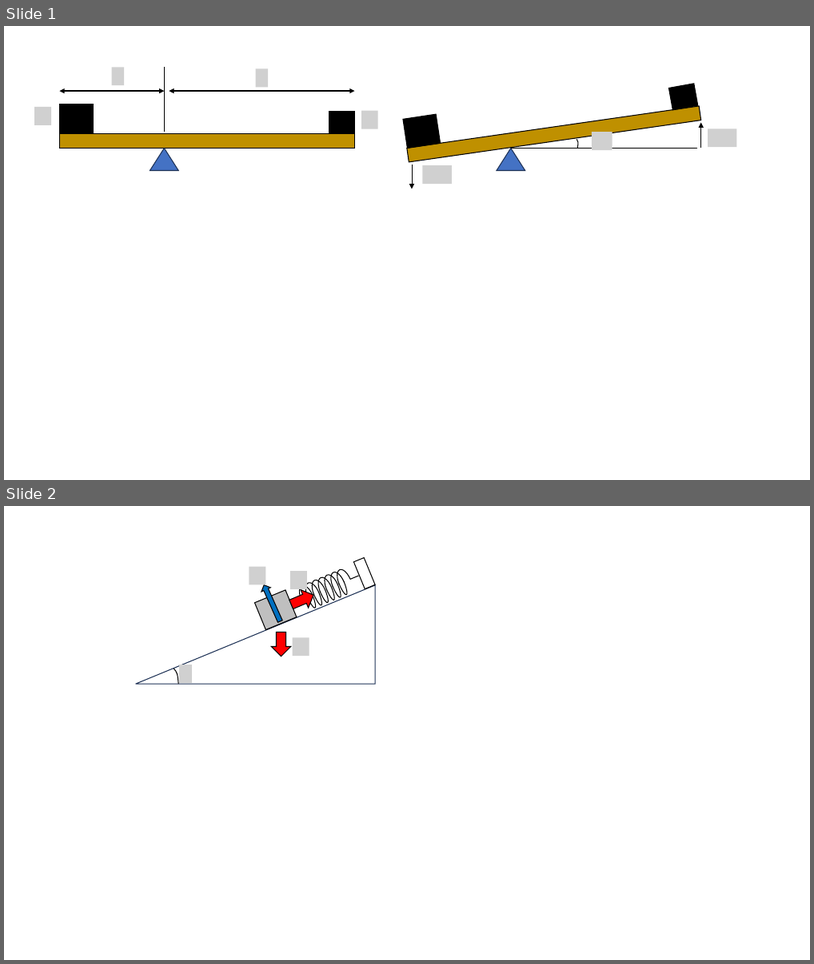
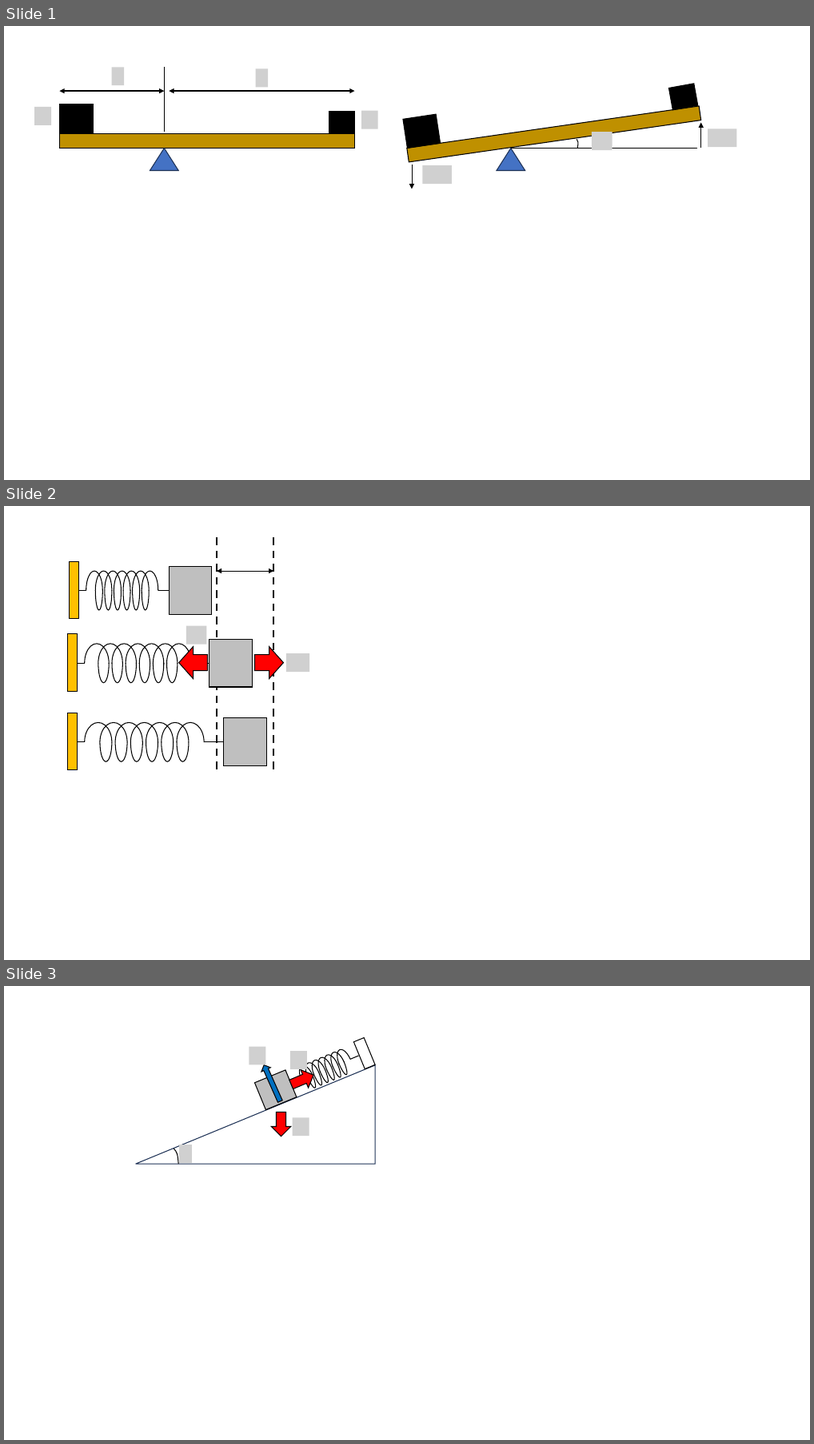
Before and after one commit to kaityo256/classical_mechanics, a slide deck: virtual_work/fig/fig.pptx. Shown one above the other, each under a label of ours: slides 1 and 2 before the commit, slides 1, 2 and 3 after it. The pictures are 814x964 and 814x1444 pixels, drawn with LibreOffice and Linux fonts; fonts in the diff are those of the drawing; grey boxes stand for pictures; background and template pictures are left out. Boxes give left, top, right and bottom in pixels: in the first picture for what was removed or moved away, otherwise in the second. Text is boxed around its words. In the diff, an @@ line names an element or a change of style, - is before the commit and + after.

```diff
--- a/virtual_work/fig/fig.pptx
+++ b/virtual_work/fig/fig.pptx
@@ slide 2 added at (4,506,810,960), background #FFFFFF @@
@@ line added from (217, 537) to (217, 770), #000000 2.25 pt dashed @@
@@ line added from (274, 537) to (274, 770), #000000 2.25 pt dashed @@
@@ rectangle added at (70,562,79,619), fill #FFC000, outline #000000 1 pt @@
@@ rectangle added at (169,567,212,614), fill #BFBFBF, outline #000000 1 pt @@
@@ double arrow added from (217, 571) to (274, 571), #000000 0.5 pt @@
@@ group added at (74,571,170,610): 13 arc (boxed as its full ellipse)s, 2 lines @@
@@ rectangle added at (67,634,77,691), fill #FFC000, outline #000000 1 pt @@
@@ right arrow added at (179,646,207,679), fill #FF0000, outline #000000 1 pt @@
@@ picture added at (186,626,206,644) @@
@@ rectangle added at (209,639,252,687), fill #BFBFBF, outline #000000 1 pt @@
@@ right arrow added at (255,646,283,679), fill #FF0000, outline #000000 1 pt @@
@@ line added from (85, 664) to (72, 664), #000000 1 pt @@
@@ group added at (85,644,210,683): 13 arc (boxed as its full ellipse)s, 1 line @@
@@ picture added at (286,654,310,672) @@
@@ rectangle added at (67,713,77,770), fill #FFC000, outline #000000 1 pt @@
@@ rectangle added at (223,718,266,765), fill #BFBFBF, outline #000000 1 pt @@
@@ line added from (85, 742) to (72, 742), #000000 1 pt @@
@@ group added at (85,722,225,761): 13 arc (boxed as its full ellipse)s, 1 line @@
@@ what was slide 2 is now slide 3 @@
```
Also in this commit, not shown: 4 other files.
